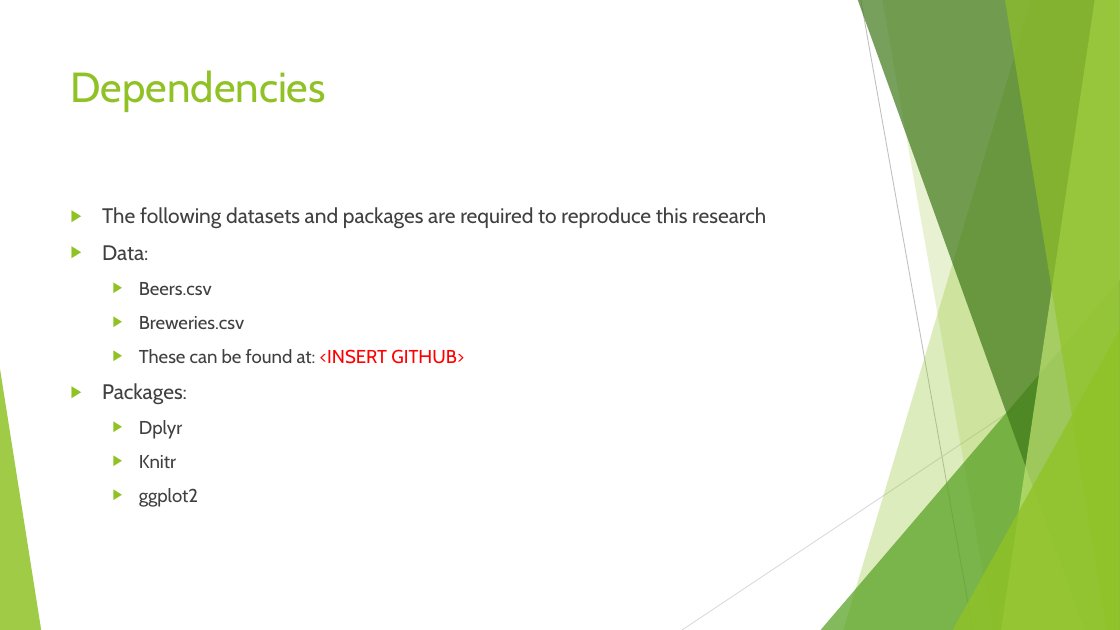
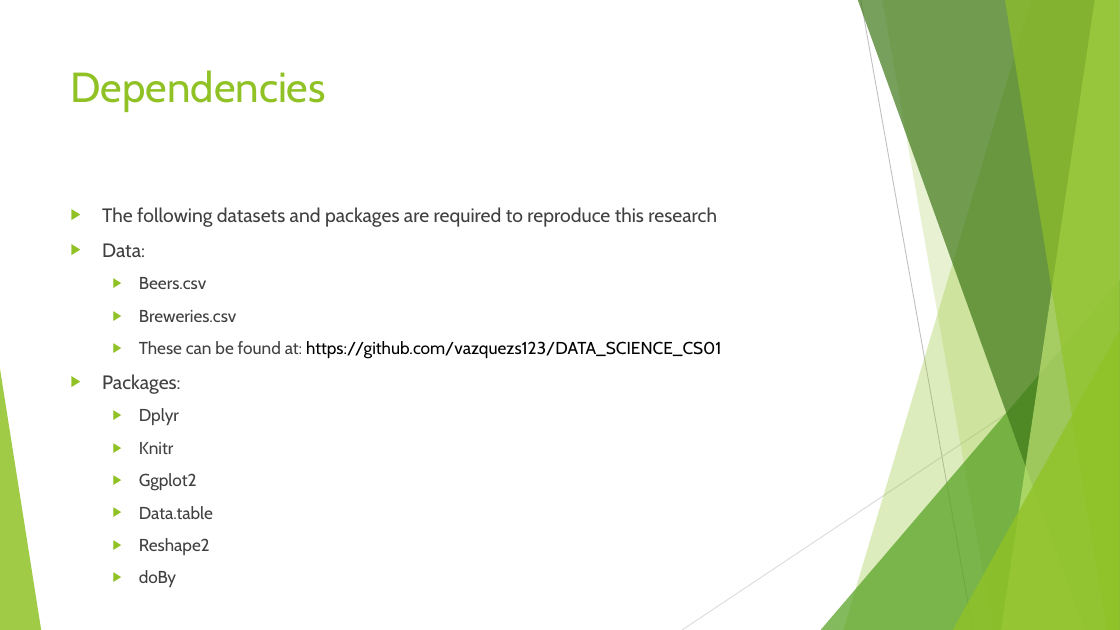
Before and after one commit to vazquezs123/DATA_SCIENCE_CS01, a slide deck: slide 3 of Breweries and Beer Study.pptx. Drawn at 1120x630 pixels with LibreOffice and Linux fonts; fonts in the diff are those of the drawing. Boxes give left, top, right and bottom in pixels: in the first picture for what was removed or moved away, otherwise in the second. Text is boxed around its words. In the diff, an @@ line names an element or a change of style, - is before the commit and + after.

```diff
--- a/Breweries and Beer Study.pptx
+++ b/Breweries and Beer Study.pptx
@@ text at [102, 207, 717, 454]: size 18 to 16.6 pt in "The following datasets and packages are required ...", "Data:", "Packages:"; size 16 to 14.8 pt in "Beers.csv", "Breweries.csv", "Dplyr", "Knitr" @@
@@ text at [139, 341, 722, 359]: text changed; size 16 to 14.8 pt; text colour #404040 to #000000 @@
-  ▶ These can be found at: <INSERT GITHUB>
+  ▶ These can be found at: https://github.com/vazquezs123/DATA_SCIENCE_CS01
@@ text at [139, 473, 213, 555]: text changed; size 16 to 14.8 pt @@
-  ▶ ggplot2
+  ▶ Ggplot2
+  ▶ Data.table
+  ▶ Reshape2
+  ▶ doBy
```
Also in this commit, not shown: 6 other slides changed, 1 slide added, 1 slide removed, 1 other file.
